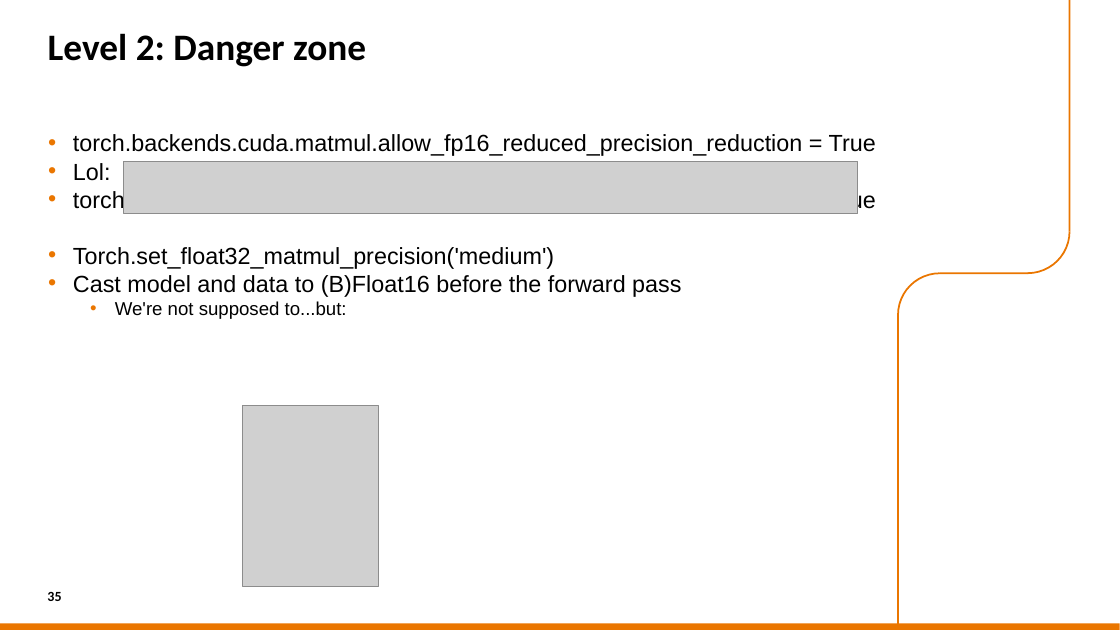
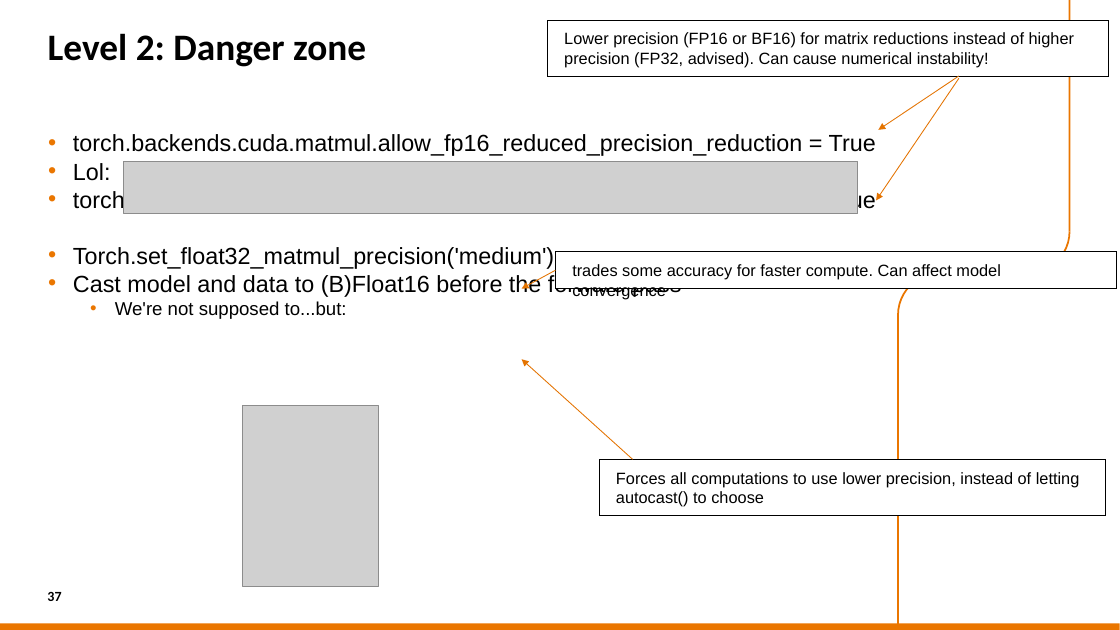
Before and after one commit to sara-nl/HPML-course-materials, a slide deck: slide 37 of Day2/slides/hardware.pptx (slide 35 before the commit). Drawn at 1120x630 pixels with LibreOffice and Linux fonts; fonts in the diff are those of the drawing; grey boxes stand for pictures; background and template pictures are left out. Boxes give left, top, right and bottom in pixels: in the first picture for what was removed or moved away, otherwise in the second. Text is boxed around its words. In the diff, an @@ line names an element or a change of style, - is before the commit and + after.

Commit message:
updated slide for hw and sw feature

```diff
--- a/Day2/slides/hardware.pptx
+++ b/Day2/slides/hardware.pptx
@@ rectangle added at bbox=[548, 20, 1109, 76], fill #FFFFFF, outline #000000 0.75 pt, 14 pt, text #000000 @@
+Lower precision (FP16 or BF16) for matrix reductions instead of higher precision (FP32, advised). Can cause numerical instability!
@@ arrow added from (960, 78) to (876, 201), #E57300 0.75 pt @@
@@ arrow added from (960, 76) to (879, 130), #E57300 0.75 pt @@
@@ rectangle added at bbox=[555, 252, 1117, 289], fill #FFFFFF, outline #000000 0.75 pt, 14 pt, text #000000 @@
+trades some accuracy for faster compute. Can affect model convergence
@@ arrow added from (555, 271) to (522, 289), #E57300 0.75 pt @@
@@ freeform shape removed at bbox=[940, 273, 1028, 273] @@
@@ arrow added from (633, 460) to (522, 360), #E57300 0.75 pt @@
@@ rectangle added at bbox=[599, 460, 1106, 516], fill #FFFFFF, outline #000000 0.75 pt, 14 pt, text #000000 @@
+Forces all computations to use lower precision, instead of letting autocast() to choose
@@ page number at bbox=[47, 592, 61, 601]: text changed @@
-35
+37
```
Also in this commit, not shown: 13 other slides changed, 2 slides added.
